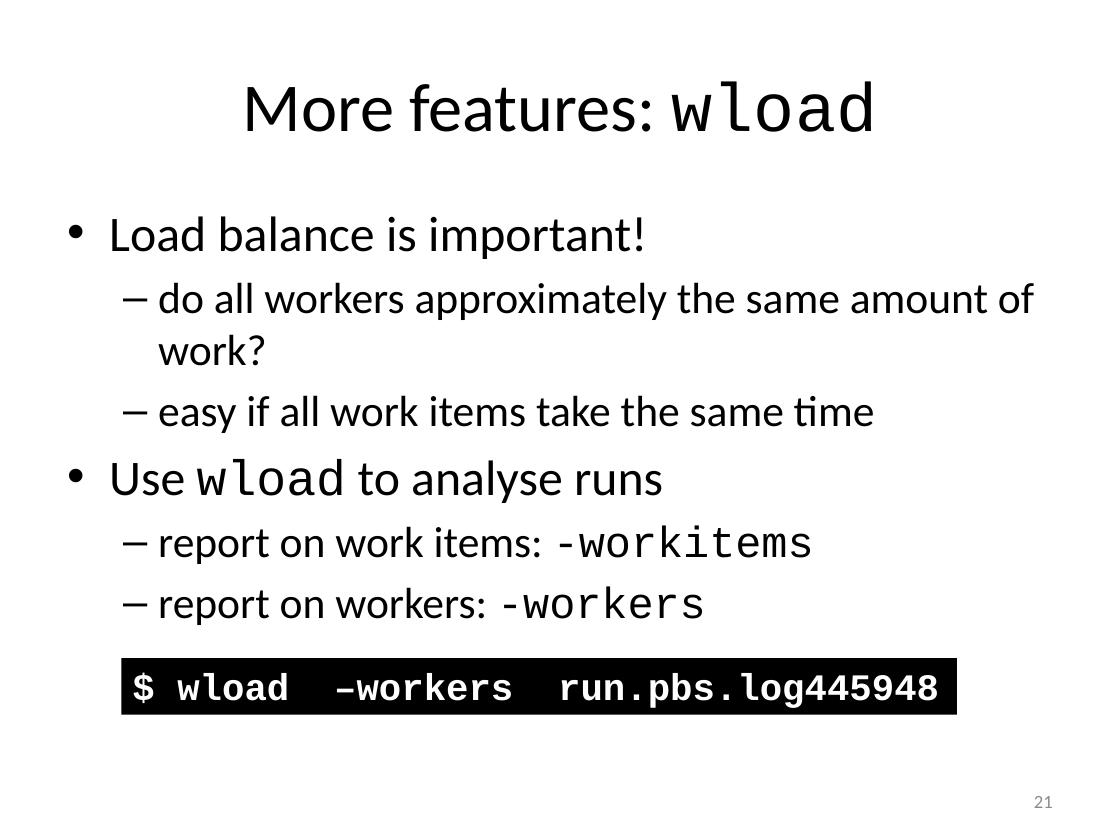
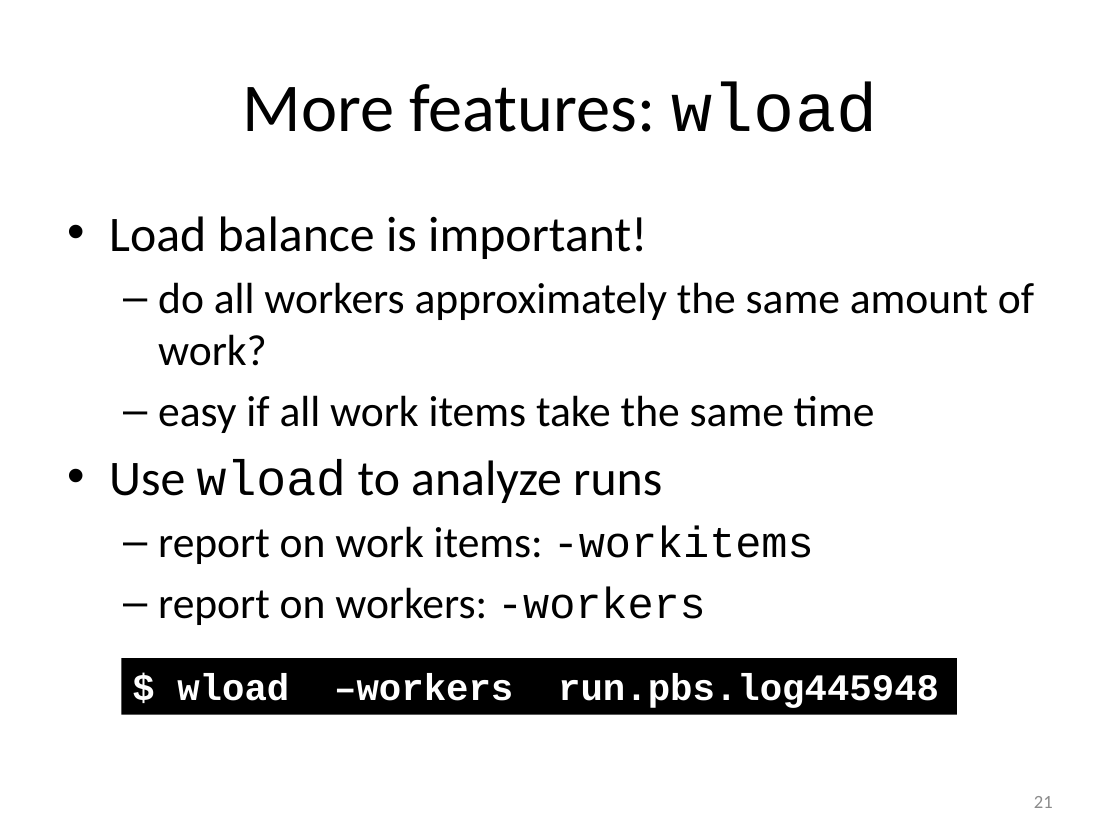
Before and after one commit to gjbex/worker, a slide deck: slide 21 of doc/worker.pptx. Drawn at 1120x840 pixels with LibreOffice and Linux fonts; fonts in the diff are those of the drawing. Boxes give left, top, right and bottom in pixels: in the first picture for what was removed or moved away, otherwise in the second. Text is boxed around its words. In the diff, an @@ line names an element or a change of style, - is before the commit and + after.

Commit message:
Fix typo

```diff
--- a/doc/worker.pptx
+++ b/doc/worker.pptx
@@ text at <box>109,459,662,503</box>: text changed @@
-• Use wload to analyse runs
+• Use wload to analyze runs
```
